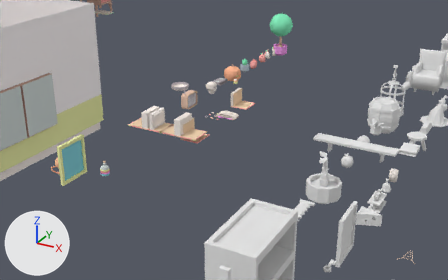
What one commit did to the Blender file Assets/Models/Korigame/Props.blend.
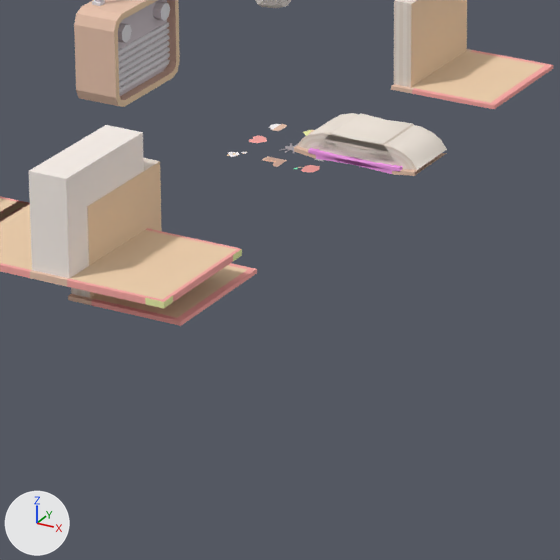
Each version is shown from a camera (50 mm lens) standing at (18.82, -10.69, 5.91) and looking at (12.07, 1.6, -0.23), then close up on the part from 38% to 57% of the width and 33% to 64% of the height. Lighting does not change. The marker at lower left points along +X, +Y and +Z.

In view in the first close-up: 'Cube', 'Icon Salt', 'Magic Book.000', 'Magic Book.001', 'Magic Book.002', 'Radio'.
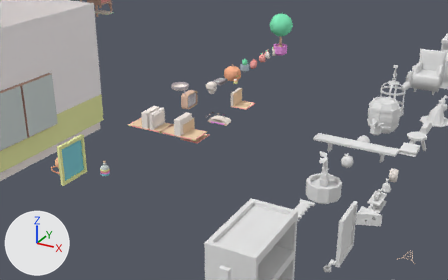
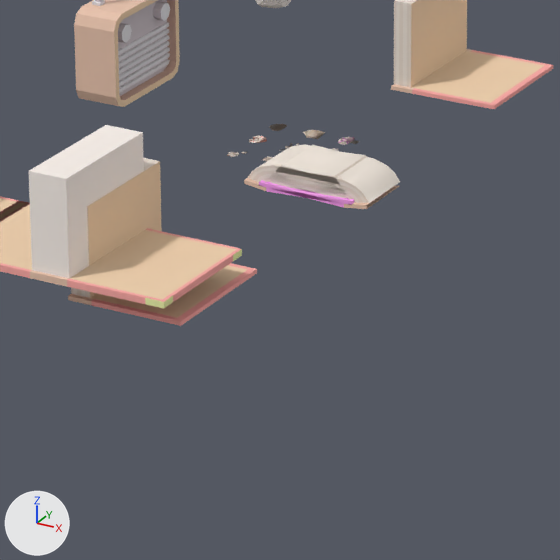
Changed parts and their boxes (x1, y1, x2, y2) in the close-ups (560 x 560 px):
'Magic Book.000', moved: before (294, 113, 447, 176); after (244, 144, 400, 209)
part 1 of me_plane_012, added: after (269, 124, 287, 131)

The change in detail:
me_plane_012 has 11 vertices, 2 faces and spans x -0.0356..0.0287, y -0.0437..0.041, z 0.0.
me_plane_012 is used by ob_icon_salt; location (11.355, 2.284, 0.122).
Verts and faces of me_plane_012; kept vertices keep their numbers, new ones are numbered from 11.
Part 1, on me_plane_012:
New vertex 11 is at (-0.0035, -0.0367, 0.0), pixel (272, 129).
New vertex 12 is at (-0.0039, 0.0332, 0.0), pixel (281, 124).
New vertex 13 is at (-0.0225, 0.0292, 0.0), pixel (276, 123).
New vertex 14 is at (-0.0356, 0.003, 0.0), pixel (270, 125).
New vertex 15 is at (-0.0253, -0.0272, 0.0), pixel (268, 128).
New vertex 16 is at (-0.0035, -0.0437, 0.0), pixel (271, 130).
New vertex 17 is at (0.0214, -0.0384, 0.0), pixel (277, 130).
New vertex 18 is at (0.0287, -0.025, 0.0), pixel (280, 130).
New vertex 19 is at (0.028, 0.0259, 0.0), pixel (287, 126).
New vertex 20 is at (0.0201, 0.0385, 0.0), pixel (286, 124).
New vertex 21 is at (-0.0039, 0.041, 0.0), pixel (281, 123).
New faces: (11, 12, 21, 20, 19, 18, 17, 16), (11, 15, 14, 13, 12) (mat_white_off_dark (white #e8dace)).
me_plane_012 now uses material mat_white_off_dark (white #e8dace).
Object 'Magic Book.000' (ob_magic_book_000) moves from (11.946, 2.107, 0.279) to (11.946, 1.725, 0.279).
